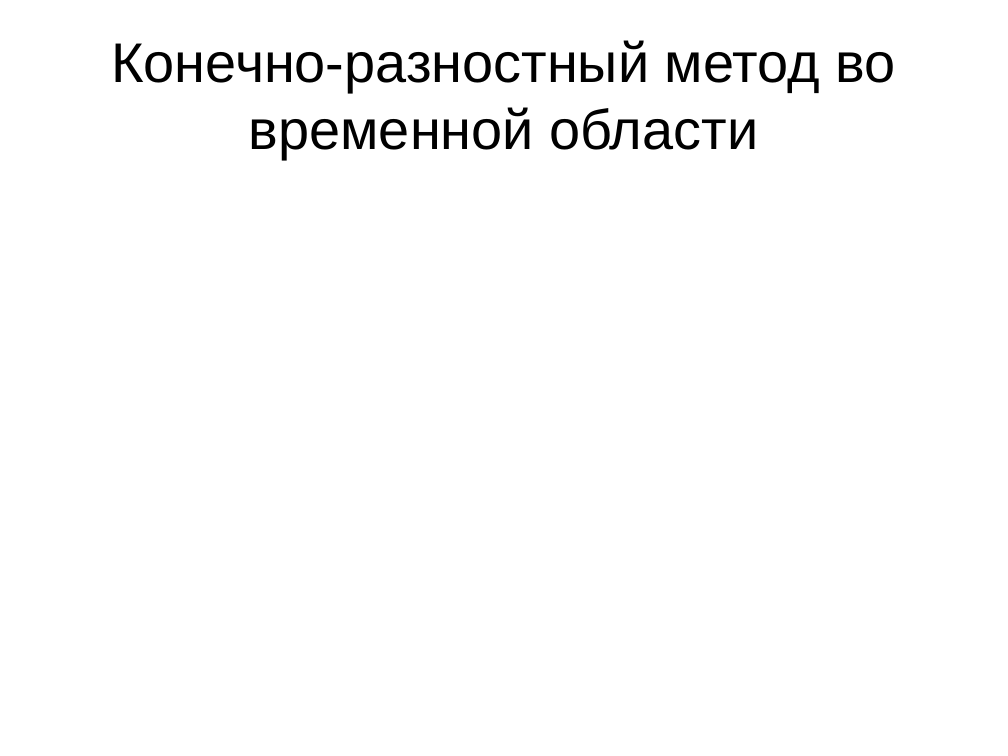
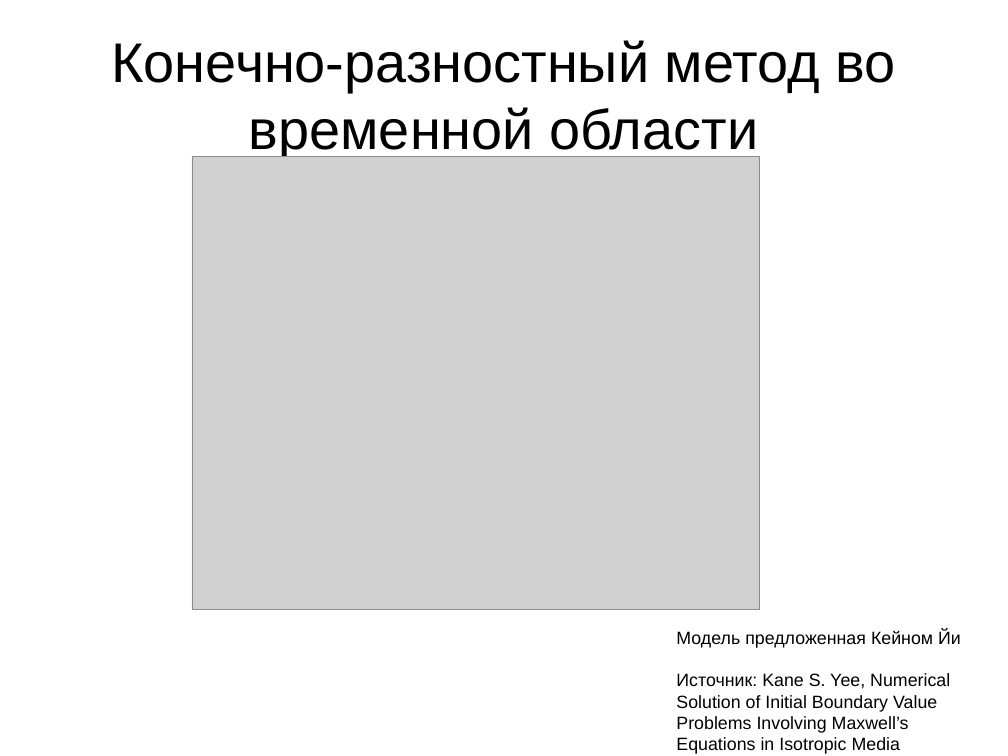
Before and after one commit to demanxd/Disser, a slide deck: slide 10 of Presentaition.odp. Drawn at 1008x756 pixels with LibreOffice and Linux fonts; fonts in the diff are those of the drawing; grey boxes stand for pictures. Boxes give left, top, right and bottom in pixels: in the first picture for what was removed or moved away, otherwise in the second. Text is boxed around its words. In the diff, an @@ line names an element or a change of style, - is before the commit and + after.

```diff
--- a/Presentaition.odp
+++ b/Presentaition.odp
@@ picture added at box(192, 156, 760, 610) @@
@@ text added at box(676, 630, 961, 754), 14 pt, text #000000 @@
+Модель предложенная Кейном Йи
+Источник: Kane S. Yee, Numerical Solution of Initial Boundary Value Problems Involving Maxwell’s Equations in Isotropic Media
```
Also in this commit, not shown: 2 other slides changed, 2 other files.
